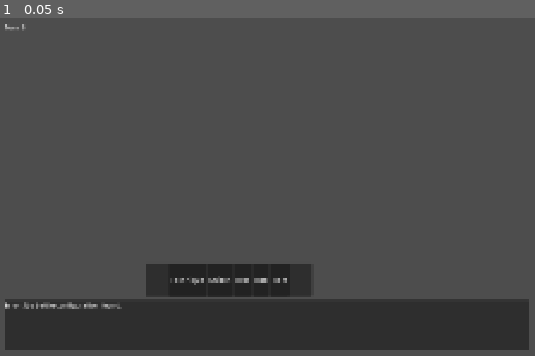
Above: before the commit, frame 1.
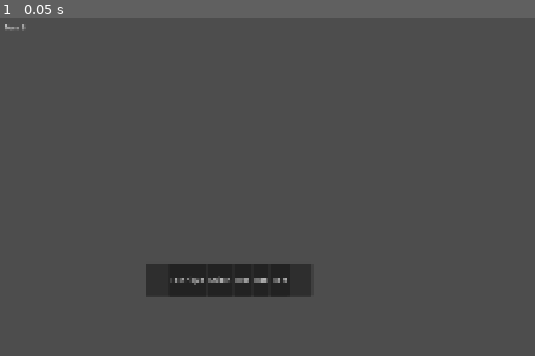
Above: after the commit, the same moment.

Repository: NickThorby/digimon-world-reinitialised
Game: Godot game, scene res://scenes/battle/battle_scene.tscn
Same seed, same stepped clock (60 frames per second), same inputs: the game is played once before the commit and once after it. This scene is started directly instead of the project's main scene.
Inputs:
- Up to frame 1 (0.05 s): no input

The runs differ from the first frame. In frame 1, 15% of the frame differs, in the area x 0-99%, y 83-99%.
Error after the commit: Parse Error: Could not find type "BattleMessageBox" in the current scope. (res://scenes/battle/battle_scene.gd:22)

Commit message:
feat: fixed some battle flow issues

Diff:
--- a/autoload/settings.gd
+++ b/autoload/settings.gd
@@ -1,16 +1,39 @@
 extends Node
-## Player display preferences. Persists to user://settings.cfg.
+## Player display and battle preferences. Persists to user://settings.cfg.
 
 enum DisplayPreference {
 	JAPANESE,
 	DUB,
 }
 
+enum TextSpeed {
+	SLOW,
+	MEDIUM,
+	FAST,
+	INSTANT,
+}
+
+enum AdvanceMode {
+	MANUAL,
+	AUTO,
+}
+
 signal display_preference_changed(preference: DisplayPreference)
 signal use_game_names_changed(enabled: bool)
+signal text_speed_changed(speed: TextSpeed)
+signal advance_mode_changed(mode: AdvanceMode)
 
 const _SAVE_PATH: String = "user://settings.cfg"
-const _SECTION: String = "display"
+const _DISPLAY_SECTION: String = "display"
+const _BATTLE_SECTION: String = "battle"
+
+const TEXT_SPEED_CPS: Dictionary = {
+	TextSpeed.SLOW: 20,
+	TextSpeed.MEDIUM: 40,
+	TextSpeed.FAST: 80,
+	TextSpeed.INSTANT: 0,
+}
+const AUTO_ADVANCE_DELAY: float = 1.2
 
 var display_preference: DisplayPreference = DisplayPreference.DUB:
 	set(value):
@@ -28,6 +51,22 @@
 		use_game_names_changed.emit(value)
 		_save()
 
+var text_speed: TextSpeed = TextSpeed.MEDIUM:
+	set(value):
+		if text_speed == value:
+			return
+		text_speed = value
+		text_speed_changed.emit(value)
+		_save()
+
+var advance_mode: AdvanceMode = AdvanceMode.MANUAL:
+	set(value):
+		if advance_mode == value:
+			return
+		advance_mode = value
+		advance_mode_changed.emit(value)
+		_save()
+
 
 func _ready() -> void:
 	_load()
@@ -40,13 +79,23 @@
 		_save()
 		return
 	display_preference = config.get_value(
-		_SECTION, "display_preference", DisplayPreference.DUB
+		_DISPLAY_SECTION, "display_preference", DisplayPreference.DUB
 	) as DisplayPreference
-	use_game_names = config.get_value(_SECTION, "use_game_names", true) as bool
+	use_game_names = config.get_value(
+		_DISPLAY_SECTION, "use_game_names", true
+	) as bool
+	text_speed = config.get_value(
+		_BATTLE_SECTION, "text_speed", TextSpeed.MEDIUM
+	) as TextSpeed
+	advance_mode = config.get_value(
+		_BATTLE_SECTION, "advance_mode", AdvanceMode.MANUAL
+	) as AdvanceMode
 
 
 func _save() -> void:
 	var config := ConfigFile.new()
-	config.set_value(_SECTION, "display_preference", display_preference)
-	config.set_value(_SECTION, "use_game_names", use_game_names)
+	config.set_value(_DISPLAY_SECTION, "display_preference", display_preference)
+	config.set_value(_DISPLAY_SECTION, "use_game_names", use_game_names)
+	config.set_value(_BATTLE_SECTION, "text_speed", text_speed)
+	config.set_value(_BATTLE_SECTION, "advance_mode", advance_mode)
 	config.save(_SAVE_PATH)
--- a/data/digimon/digimon_data.gd
+++ b/data/digimon/digimon_data.gd
@@ -108,7 +108,8 @@
 ## Returns the display name based on player preference settings.
 var display_name: String:
 	get:
-		var settings: Node = Engine.get_singleton(&"Settings")
+		var tree: SceneTree = Engine.get_main_loop() as SceneTree
+		var settings: Node = tree.root.get_node_or_null("Settings") if tree else null
 		if settings and settings.use_game_names and custom_name != "":
 			return custom_name
 		if settings and settings.display_preference == _Settings.DisplayPreference.JAPANESE:
--- a/scenes/battle/battle_builder.gd
+++ b/scenes/battle/battle_builder.gd
@@ -120,7 +120,7 @@
 		return
 
 	var team := BuilderTeamState.new()
-	team.name = "Side %d Team" % _current_side
+	team.name = "Side %d Team" % (_current_side + 1)
 	for member: Variant in party:
 		if member is DigimonState:
 			team.members.append(member as DigimonState)
@@ -154,11 +154,13 @@
 	_show_validation_message("Loaded team '%s' (%d members)" % [team.name, team.members.size()])
 
 
-func _open_picker() -> void:
+func _open_picker(existing: DigimonState = null) -> void:
 	var picker: DigimonPickerPopup = PICKER_POPUP_SCENE.instantiate() as DigimonPickerPopup
 	add_child(picker)
 	picker.digimon_confirmed.connect(_on_digimon_picked)
 	picker.cancelled.connect(func() -> void: picker.queue_free())
+	if existing != null:
+		picker.prepopulate(existing)
 	picker.popup_centered()
 
 
@@ -187,7 +189,7 @@
 	_side_selector.clear()
 	for i: int in _config.side_count:
 		var team_idx: int = _config.team_assignments[i] if i < _config.team_assignments.size() else i
-		_side_selector.add_item("Side %d (Team %d)" % [i, team_idx])
+		_side_selector.add_item("Side %d (Team %d)" % [i + 1, team_idx + 1])
 	if _current_side >= _config.side_count:
 		_current_side = 0
 	_side_selector.selected = _current_side
@@ -227,7 +229,9 @@
 
 func _on_slot_edit(index: int) -> void:
 	_editing_index = index
-	_open_picker()
+	var party: Array = _config.side_configs[_current_side].get("party", [])
+	var existing: DigimonState = party[index] as DigimonState if index < party.size() else null
+	_open_picker(existing)
 
 
 func _on_slot_remove(index: int) -> void:
--- a/scenes/battle/battle_scene.gd
+++ b/scenes/battle/battle_scene.gd
@@ -19,7 +19,7 @@
 @onready var _technique_menu: TechniqueMenu = $BattleHUD/TechniqueMenu
 @onready var _switch_menu: SwitchMenu = $BattleHUD/SwitchMenu
 @onready var _target_selector: TargetSelector = $BattleHUD/TargetSelector
-@onready var _battle_log: BattleLog = $BattleHUD/BattleLog
+@onready var _message_box: BattleMessageBox = $BattleHUD/BattleMessageBox
 @onready var _post_battle_screen: PostBattleScreen = $PostBattleScreen
 @onready var _turn_label: Label = $BattleHUD/TopBar/TurnLabel
 @onready var _near_side: HBoxContainer = $BattleField/NearSide
@@ -50,7 +50,7 @@
 	var config: BattleConfig = Game.battle_config
 	if config == null:
 		push_error("BattleScene: No battle config set!")
-		_battle_log.add_message("Error: No battle configuration found.")
+		_message_box.show_prompt("Error: No battle configuration found.")
 		return
 
 	# Create battle state
@@ -85,12 +85,13 @@
 	_action_menu.set_run_visible(is_wild)
 
 	# Start input phase
-	_battle_log.add_message("Battle start!")
+	await _message_box.show_message("Battle start!")
 	_start_input_phase()
 
 
 func _connect_engine_signals() -> void:
 	_engine.battle_message.connect(_on_battle_message)
+	_engine.technique_animation_requested.connect(_on_technique_animation_requested)
 	_engine.damage_dealt.connect(_on_damage_dealt)
 	_engine.energy_spent.connect(_on_energy_spent)
 	_engine.hp_restored.connect(_on_hp_restored)
@@ -159,7 +160,7 @@
 		return
 
 	var digimon_name: String = digimon.data.display_name if digimon.data else "???"
-	_battle_log.add_message("What will %s do?" % digimon_name)
+	_message_box.show_prompt("What will %s do?" % digimon_name)
 
 	# Check if switch is possible
 	var side: SideState = _battle.sides[_current_input_side]
@@ -205,8 +206,15 @@
 	for side_idx: int in _player_sides:
 		var side: SideState = _battle.sides[side_idx]
 		for slot: SlotState in side.slots:
-			if slot.digimon != null and slot.digimon.is_fainted and side.party.size() > 0:
+			if slot.digimon != null and slot.digimon.is_fainted and _has_alive_reserve(side):
 				return true
+	return false
+
+
+func _has_alive_reserve(side: SideState) -> bool:
+	for digimon: DigimonState in side.party:
+		if digimon.current_hp > 0:
+			return true
 	return false
 
 
@@ -218,7 +226,7 @@
 			if slot.digimon != null and slot.digimon.is_fainted and side.party.size() > 0:
 				_current_input_side = side_idx
 				_current_input_slot = slot.slot_index
-				_battle_log.add_message("Choose a replacement!")
+				_message_box.show_prompt("Choose a replacement!")
 				_switch_menu.populate(side.party)
 				_hide_all_menus()
 				_switch_menu.visible = true
@@ -237,6 +245,7 @@
 				switch_action.user_slot = slot.slot_index
 				switch_action.switch_to_party_index = 0
 				_engine._resolve_switch(switch_action)
+				_update_placeholder(side.side_index, slot.slot_index)
 
 	# After all forced switches, return to input
 	if not _battle.is_battle_over:
@@ -248,59 +257,67 @@
 
 func _replay_events() -> void:
 	for event: Dictionary in _event_queue:
+		if not is_inside_tree():
+			return
 		var event_type: StringName = event.get("type", &"") as StringName
 
 		match event_type:
 			&"battle_message":
-				_battle_log.add_message(event["text"] as String)
-				await get_tree().create_timer(0.4).timeout
+				await _message_box.show_message(event["text"] as String)
+
+			&"technique_animation":
+				var duration: float = await _play_attack_animation(
+					int(event["user_side"]),
+					int(event["user_slot"]),
+					event["technique_class"] as Registry.TechniqueClass,
+				)
+				if duration > 0.0:
+					await get_tree().create_timer(duration).timeout
 
 			&"action_resolved":
-				var action: BattleAction = event.get("action") as BattleAction
-				if action != null and action.action_type == BattleAction.ActionType.TECHNIQUE:
-					var tech: TechniqueData = Atlas.techniques.get(
-						action.technique_key
-					) as TechniqueData
-					if tech != null:
-						var duration: float = await _play_attack_animation(
-							action.user_side, action.user_slot, tech.technique_class
-						)
-						if duration > 0.0:
-							await get_tree().create_timer(duration).timeout
+				pass  # Animation moved to technique_animation event
 
 			&"damage_dealt":
-				_update_panel(
-					int(event["side_index"]), int(event["slot_index"])
+				_update_panel_from_snapshot(
+					int(event["side_index"]), int(event["slot_index"]),
+					event.get("snapshot", {}) as Dictionary,
 				)
 				await get_tree().create_timer(0.4).timeout
 
 			&"energy_spent":
-				_update_panel(
-					int(event["side_index"]), int(event["slot_index"])
+				_update_panel_from_snapshot(
+					int(event["side_index"]), int(event["slot_index"]),
+					event.get("snapshot", {}) as Dictionary,
 				)
 
 			&"hp_restored":
-				_update_panel(
-					int(event["side_index"]), int(event["slot_index"])
+				_update_panel_from_snapshot(
+					int(event["side_index"]), int(event["slot_index"]),
+					event.get("snapshot", {}) as Dictionary,
 				)
 				await get_tree().create_timer(0.3).timeout
 
 			&"digimon_fainted":
-				_update_panel(
-					int(event["side_index"]), int(event["slot_index"])
+				_update_panel_from_snapshot(
+					int(event["side_index"]), int(event["slot_index"]),
+					event.get("snapshot", {}) as Dictionary,
 				)
 				await get_tree().create_timer(0.5).timeout
 
 			&"digimon_switched":
 				var side_idx: int = int(event["side_index"])
 				var slot_idx: int = int(event["slot_index"])
-				_update_panel(side_idx, slot_idx)
+				_update_panel_from_snapshot(
+					side_idx, slot_idx,
+					event.get("snapshot", {}) as Dictionary,
+				)
 				_update_placeholder(side_idx, slot_idx)
 				await get_tree().create_timer(0.3).timeout
 
 			&"status_applied", &"status_removed":
-				_update_panel(
-					int(event["side_index"]), int(event["slot_index"])
+				_update_panel_from_snapshot(
+					int(event["side_index"]), int(event["slot_index"]),
+					event.get("snapshot", {}) as Dictionary,
 				)
 
 			&"turn_started":
@@ -436,7 +453,7 @@
 			_advance_input()
 
 		BattleAction.ActionType.ITEM:
-			_battle_log.add_message("Items are not yet available.")
+			_message_box.show_prompt("Items are not yet available.")
 
 
 func _on_technique_chosen(technique_key: StringName) -> void:
@@ -507,6 +524,7 @@
 		switch_action.switch_to_party_index = party_index
 		_engine._resolve_switch(switch_action)
 		_update_all_panels()
+		_update_placeholder(_current_input_side, _current_input_slot)
 
 		# Check for more forced switches
 		if _needs_forced_switch():
@@ -540,8 +558,40 @@
 ## --- Engine Signal Handlers (Queue Events) ---
 
 
+## Capture a digimon's current values for deferred panel updates.
+func _snapshot_digimon(side_index: int, slot_index: int) -> Dictionary:
+	var digimon: BattleDigimonState = _battle.get_digimon_at(side_index, slot_index)
+	if digimon == null:
+		return {}
+	var name: String = "???"
+	if digimon.source_state != null and digimon.source_state.nickname != "":
+		name = digimon.source_state.nickname
+	elif digimon.data != null:
+		name = digimon.data.display_name
+	return {
+		"name": name,
+		"level": digimon.source_state.level if digimon.source_state else 1,
+		"current_hp": digimon.current_hp,
+		"max_hp": digimon.max_hp,
+		"current_energy": digimon.current_energy,
+		"max_energy": digimon.max_energy,
+		"status_conditions": digimon.status_conditions.duplicate(true),
+	}
+
+
 func _on_battle_message(text: String) -> void:
 	_event_queue.append({"type": &"battle_message", "text": text})
+
+
+func _on_technique_animation_requested(
+	user_side: int, user_slot: int, technique_class: Registry.TechniqueClass
+) -> void:
+	_event_queue.append({
+		"type": &"technique_animation",
+		"user_side": user_side,
+		"user_slot": user_slot,
+		"technique_class": technique_class,
+	})
 
 
 func _on_action_resolved(action: BattleAction, results: Array[Dictionary]) -> void:
@@ -562,6 +612,7 @@
 		"type": &"damage_dealt",
 		"side_index": side_index,
 		"slot_index": slot_index,
+		"snapshot": _snapshot_digimon(side_index, slot_index),
 	})
 
 
@@ -570,6 +621,7 @@
 		"type": &"energy_spent",
 		"side_index": side_index,
 		"slot_index": slot_index,
+		"snapshot": _snapshot_digimon(side_index, slot_index),
 	})
 
 
@@ -578,6 +630,7 @@
 		"type": &"hp_restored",
 		"side_index": side_index,
 		"slot_index": slot_index,
+		"snapshot": _snapshot_digimon(side_index, slot_index),
 	})
 
 
@@ -586,6 +639,7 @@
 		"type": &"digimon_fainted",
 		"side_index": side_index,
 		"slot_index": slot_index,
+		"snapshot": _snapshot_digimon(side_index, slot_index),
 	})
 
 
@@ -598,6 +652,7 @@
 		"type": &"digimon_switched",
 		"side_index": side_index,
 		"slot_index": slot_index,
+		"snapshot": _snapshot_digimon(side_index, slot_index),
 	})
 
 
@@ -610,6 +665,7 @@
 		"type": &"status_applied",
 		"side_index": side_index,
 		"slot_index": slot_index,
+		"snapshot": _snapshot_digimon(side_index, slot_index),
 	})
 
 
@@ -622,6 +678,7 @@
 		"type": &"status_removed",
 		"side_index": side_index,
 		"slot_index": slot_index,
+		"snapshot": _snapshot_digimon(side_index, slot_index),
 	})
 
 
@@ -728,6 +785,27 @@
 	for side: SideState in _battle.sides:
 		for slot: SlotState in side.slots:
 			_update_panel(side.side_index, slot.slot_index)
+
+
+func _update_panel_from_snapshot(
+	side_index: int, slot_index: int, snapshot: Dictionary
+) -> void:
+	var key: String = "%d_%d" % [side_index, slot_index]
+	var panel: DigimonPanel = null
+
+	if _ally_panel_map.has(key):
+		panel = _ally_panel_map[key] as DigimonPanel
+	elif _foe_panel_map.has(key):
+		panel = _foe_panel_map[key] as DigimonPanel
+
+	if panel == null:
+		return
+
+	if snapshot.is_empty():
+		var digimon: BattleDigimonState = _battle.get_digimon_at(side_index, slot_index)
+		panel.update_from_battle_digimon(digimon)
+	else:
+		panel.update_from_snapshot(snapshot)
 
 
 func _update_panel(side_index: int, slot_index: int) -> void:
--- a/scenes/battle/battle_scene.tscn
+++ b/scenes/battle/battle_scene.tscn
@@ -5,7 +5,7 @@
 [ext_resource type="PackedScene" path="res://ui/battle_hud/technique_menu.tscn" id="3"]
 [ext_resource type="PackedScene" path="res://ui/battle_hud/switch_menu.tscn" id="4"]
 [ext_resource type="PackedScene" path="res://ui/battle_hud/target_selector.tscn" id="5"]
-[ext_resource type="PackedScene" path="res://ui/battle_hud/battle_log.tscn" id="6"]
+[ext_resource type="PackedScene" path="res://ui/battle_hud/battle_message_box.tscn" id="6"]
 [ext_resource type="PackedScene" path="res://ui/battle_hud/post_battle_screen.tscn" id="7"]
 
 [node name="BattleScene" type="Node2D"]
@@ -79,7 +79,7 @@
 offset_right = 750.0
 offset_bottom = 670.0
 
-[node name="BattleLog" parent="BattleHUD" unique_name_in_owner=true instance=ExtResource("6")]
+[node name="BattleMessageBox" parent="BattleHUD" unique_name_in_owner=true instance=ExtResource("6")]
 offset_left = 10.0
 offset_top = 680.0
 offset_right = 1270.0
--- a/scripts/systems/battle/battle_engine.gd
+++ b/scripts/systems/battle/battle_engine.gd
@@ -16,6 +16,9 @@
 signal energy_spent(side_index: int, slot_index: int, amount: int)
 signal hp_restored(side_index: int, slot_index: int, amount: int)
 signal battle_message(text: String)
+signal technique_animation_requested(
+	user_side: int, user_slot: int, technique_class: Registry.TechniqueClass
+)
 signal turn_started(turn_number: int)
 signal turn_ended(turn_number: int)
 signal battle_ended(result: BattleResult)
@@ -111,6 +114,9 @@
 		return []
 
 	battle_message.emit("%s used %s!" % [_get_digimon_name(user), technique.display_name])
+	technique_animation_requested.emit(
+		action.user_side, action.user_slot, technique.technique_class
+	)
 
 	# Spend energy — handle overexertion
 	var energy_cost: int = technique.energy_cost
--- a/scripts/systems/battle/side_state.gd
+++ b/scripts/systems/battle/side_state.gd
@@ -87,8 +87,8 @@
 		if slot.digimon != null and not slot.digimon.is_fainted:
 			count += 1
 	for digimon: DigimonState in party:
-		# Reserve Digimon are always counted (HP checked separately if needed)
-		count += 1
+		if digimon.current_hp > 0:
+			count += 1
 	return count
 
 
--- a/ui/battle_hud/battle_log.gd
+++ /dev/null
@@ -1,36 +0,0 @@
-class_name BattleLog
-extends PanelContainer
-## Scrolling text log for battle messages.
-
-
-@onready var _text: RichTextLabel = $LogText
-
-var _max_lines: int = 100
-
-
-func _ready() -> void:
-	_text.bbcode_enabled = true
-
-
-## Add a message to the log.
-func add_message(text: String) -> void:
-	_text.append_text(text + "\n")
-
-	# Trim if too many lines
-	if _text.get_line_count() > _max_lines:
-		var full_text: String = _text.get_parsed_text()
-		var lines: PackedStringArray = full_text.split("\n")
-		if lines.size() > _max_lines:
-			var trimmed: String = "\n".join(
-				lines.slice(lines.size() - _max_lines)
-			)
-			_text.clear()
-			_text.append_text(trimmed)
-
-	# Auto-scroll to bottom
-	_text.scroll_to_line(_text.get_line_count())
-
-
-## Clear all messages.
-func clear_log() -> void:
-	_text.clear()
--- a/ui/battle_hud/battle_log.tscn
+++ /dev/null
@@ -1,12 +0,0 @@
-[gd_scene load_steps=2 format=3]
-
-[ext_resource type="Script" path="res://ui/battle_hud/battle_log.gd" id="1"]
-
-[node name="BattleLog" type="PanelContainer"]
-custom_minimum_size = Vector2(0, 120)
-script = ExtResource("1")
-
-[node name="LogText" type="RichTextLabel" parent="." unique_name_in_owner=true]
-layout_mode = 2
-bbcode_enabled = true
-scroll_following = true
--- a/ui/battle_hud/digimon_panel.gd
+++ b/ui/battle_hud/digimon_panel.gd
@@ -58,6 +58,31 @@
 	_animate_energy(float(digimon.current_energy))
 
 
+## Update the panel from a snapshot dictionary captured at signal time.
+func update_from_snapshot(snapshot: Dictionary) -> void:
+	_name_label.text = snapshot.get("name", "???") as String
+	_level_label.text = "Lv. %d" % int(snapshot.get("level", 1))
+
+	var max_hp: int = int(snapshot.get("max_hp", 1))
+	var current_hp: int = int(snapshot.get("current_hp", 0))
+	_hp_bar.max_value = max_hp
+	_hp_label.text = "%d / %d" % [current_hp, max_hp]
+
+	var max_energy: int = int(snapshot.get("max_energy", 1))
+	var current_energy: int = int(snapshot.get("current_energy", 0))
+	_energy_bar.max_value = max_energy
+	_energy_label.text = "%d / %d" % [current_energy, max_energy]
+
+	var statuses: Array[String] = []
+	var status_conditions: Array = snapshot.get("status_conditions", []) as Array
+	for status: Dictionary in status_conditions:
+		statuses.append(str(status.get("key", "")).capitalize())
+	_status_label.text = " ".join(statuses) if statuses.size() > 0 else ""
+
+	_animate_hp(float(current_hp))
+	_animate_energy(float(current_energy))
+
+
 func _animate_hp(target_value: float) -> void:
 	if _hp_tween != null:
 		_hp_tween.kill()
--- a/ui/components/digimon_picker_popup.gd
+++ b/ui/components/digimon_picker_popup.gd
@@ -111,6 +111,20 @@
 	_populate_species_list("")
 	_set_stage(Stage.BROWSE)
 	_clear_preview()
+
+
+## Prepopulate the picker with an existing DigimonState for editing.
+## Call after instantiation, before popup_centered().
+func prepopulate(state: DigimonState) -> void:
+	_selected_key = state.key
+	# Find and highlight species in list
+	for i: int in _filtered_keys.size():
+		if _filtered_keys[i] == state.key:
+			_species_list.select(i)
+			break
+	_update_preview()
+	_level_spinbox.value = state.level
+	_enter_config_stage(state)
 
 
 ## --- Stage Management ---
@@ -296,22 +310,31 @@
 	_enter_config_stage()
 
 
-func _enter_config_stage() -> void:
+func _enter_config_stage(existing_state: DigimonState = null) -> void:
 	var data: DigimonData = Atlas.digimon.get(_selected_key) as DigimonData
 	if data == null:
 		return
 
 	_config_title.text = "Configure %s" % data.display_name
 
-	# Create pending state via factory
-	var level: int = int(_level_spinbox.value)
-	_pending_state = DigimonFactory.create_digimon(_selected_key, level)
-	if _pending_state == null:
-		return
+	if existing_state != null:
+		_pending_state = existing_state
+	else:
+		var level: int = int(_level_spinbox.value)
+		_pending_state = DigimonFactory.create_digimon(_selected_key, level)
+		if _pending_state == null:
+			return
 
 	# Populate ability options
 	_populate_abilities(data)
 
+	# Select ability matching existing state
+	if existing_state != null:
+		for i: int in _ability_option.item_count:
+			if _ability_option.get_item_metadata(i) as int == existing_state.active_ability_slot:
+				_ability_option.selected = i
+				break
+
 	# Build IV sliders
 	_build_stat_sliders(_iv_sliders, _iv_slider_map, _max_iv, _pending_state.ivs)
 
@@ -319,7 +342,10 @@
 	_build_stat_sliders(_tv_sliders, _tv_slider_map, _max_tv, _pending_state.tvs)
 
 	# Populate techniques at current level
-	_populate_techniques()
+	var preselect: Array[StringName] = []
+	if existing_state != null:
+		preselect = existing_state.equipped_technique_keys
+	_populate_techniques(preselect)
 
 	_set_stage(Stage.CONFIGURE)
 
@@ -384,7 +410,7 @@
 		slider_map[stat_key] = {"slider": slider, "label": value_label}
 
 
-func _populate_techniques() -> void:
+func _populate_techniques(preselect_keys: Array[StringName] = []) -> void:
 	_technique_list.clear()
 
 	var data: DigimonData = Atlas.digimon.get(_selected_key) as DigimonData
@@ -405,8 +431,10 @@
 				tech_data.power,
 			]
 		_technique_list.add_item(label)
-		# Auto-select first techniques up to max
-		if i < _max_equipped:
+		if preselect_keys.size() > 0:
+			if tech_key in preselect_keys:
+				_technique_list.select(i, false)
+		elif i < _max_equipped:
 			_technique_list.select(i, false)
 
 
--- a/ui/components/digimon_slot_panel.gd
+++ b/ui/components/digimon_slot_panel.gd
@@ -7,6 +7,7 @@
 signal edit_pressed(index: int)
 signal remove_pressed(index: int)
 
+@onready var _sprite_rect: TextureRect = $HBox/SpriteRect
 @onready var _name_label: Label = $HBox/InfoVBox/TopRow/NameLabel
 @onready var _level_label: Label = $HBox/InfoVBox/TopRow/LevelLabel
 @onready var _element_label: Label = $HBox/InfoVBox/ElementLabel
@@ -33,6 +34,7 @@
 		_name_label.text = tr("(Empty)")
 		_level_label.text = ""
 		_element_label.text = ""
+		_sprite_rect.texture = null
 		return
 
 	var data: DigimonData = Atlas.digimon.get(_digimon_state.key) as DigimonData
@@ -40,10 +42,12 @@
 		_name_label.text = str(_digimon_state.key)
 		_level_label.text = "Lv. %d" % _digimon_state.level
 		_element_label.text = ""
+		_sprite_rect.texture = null
 		return
 
 	_name_label.text = data.display_name
 	_level_label.text = "Lv. %d" % _digimon_state.level
+	_sprite_rect.texture = data.sprite_texture
 	var elements: Array[String] = []
 	for element_key: StringName in data.element_traits:
 		elements.append(str(element_key).capitalize())
--- a/ui/components/digimon_slot_panel.tscn
+++ b/ui/components/digimon_slot_panel.tscn
@@ -8,6 +8,12 @@
 
 [node name="HBox" type="HBoxContainer" parent="."]
 layout_mode = 2
+
+[node name="SpriteRect" type="TextureRect" parent="HBox"]
+layout_mode = 2
+custom_minimum_size = Vector2(40, 40)
+expand_mode = 1
+stretch_mode = 5
 
 [node name="InfoVBox" type="VBoxContainer" parent="HBox"]
 layout_mode = 2
Not shown, removed: ui/battle_hud/battle_log.gd.uid
